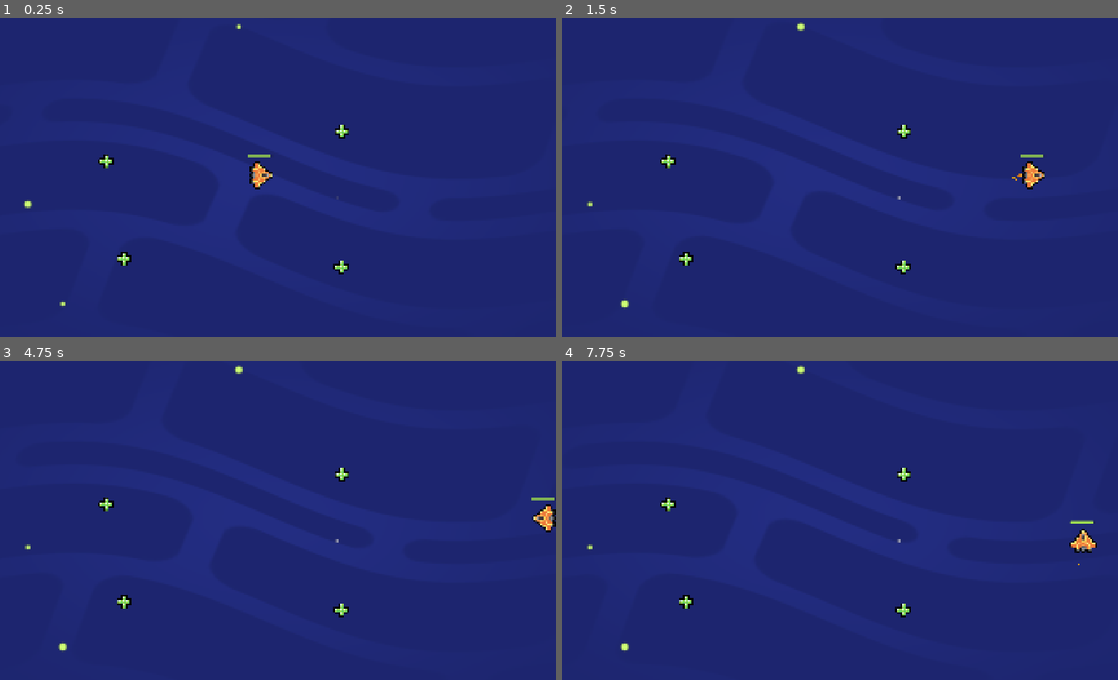
Above: before the commit, frames 1-4 (two rows, left to right).
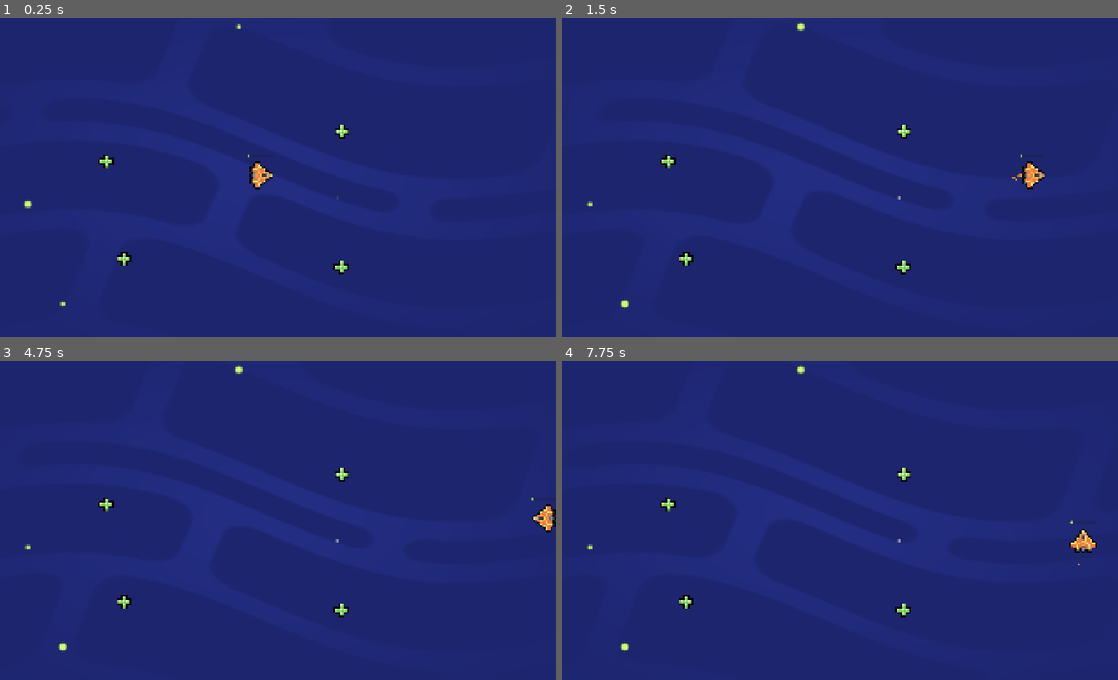
Above: after the commit, the same moments.

Repository: peeryo/M05-SY2526-Loot-it-All
Game: Godot game, scene res://lessons/space_level.tscn
Same seed, same stepped clock (60 frames per second), same inputs: the game is played once before the commit and once after it.
Inputs (mouse positions are in pixels of both pictures, inside the frame that each line leads up to):
- Up to frame 1 (0.25 s): no input
- Up to frame 2 (1.5 s): tap Enter at 0.5 s; move the mouse to (956, 158) at 0.52 s; hold D (move_right) 0.53-1.25 s; tap Z at 0.6 s; click (956, 158) at 0.67 s; tap Space at 0.77 s; drag from (712, 190) to (973, 174) at 1.27 s
- Up to frame 3 (4.75 s): move the mouse to (322, 443) at 2.02 s; hold D (move_right) 2.03-2.75 s; tap Z at 2.1, 3.6 s; tap Space at 2.75, 3.77, 4.25 s; drag from (233, 581) to (105, 504) at 2.77 s; tap Enter at 3.5 s; move the mouse to (439, 565) at 3.52 s; hold A (move_left) 3.53-4.25 s; drag from (88, 466) to (339, 475) at 4.27 s
- Up to frame 4 (7.75 s): move the mouse to (856, 517) at 5.02 s; hold S (move_down) 5.03-5.75 s; tap Z at 5.1, 6.6 s; click (856, 517) at 5.17 s; drag from (739, 434) to (901, 609) at 5.77 s; tap Enter at 6.5 s; move the mouse to (956, 501) at 6.52 s; hold W (move_up) 6.53-7.25 s; tap Space at 6.77 s; drag from (712, 533) to (795, 581) at 7.27 s

The runs differ from the first frame. In frame 1, less than 0.1% of the frame differs, in the area x 44-49%, y 42-44%; in frame 2, less than 0.1%; in frame 3, less than 0.1%; in frame 4, less than 0.1%, in the area x 91-96%, y 49-52%.

Commit message:
M5L5 completed

Diff:
--- a/lessons/ship.gd
+++ b/lessons/ship.gd
@@ -1,10 +1,13 @@
 extends Area2D
-
 
 var max_speed := 1200.0
 var velocity := Vector2(0, 0)
 var steering_factor := 3.0
+var health := 10
 
+func _ready() -> void:
+	area_entered.connect(_on_area_entered)
+	set_health(health)
 
 func _process(delta: float) -> void:
 	var direction := Vector2(0, 0)
@@ -22,3 +25,10 @@
 	if velocity.length() > 0.0:
 		#rotation = velocity.angle()
 		get_node("Sprite2D").rotation = velocity.angle()
+
+func set_health(new_health: int) ->void:
+	health = new_health
+	get_node("Control/HealthBar").value = health
+
+func _on_area_entered(area_that_entered: Area2D) -> void:
+	set_health(health + 10)
